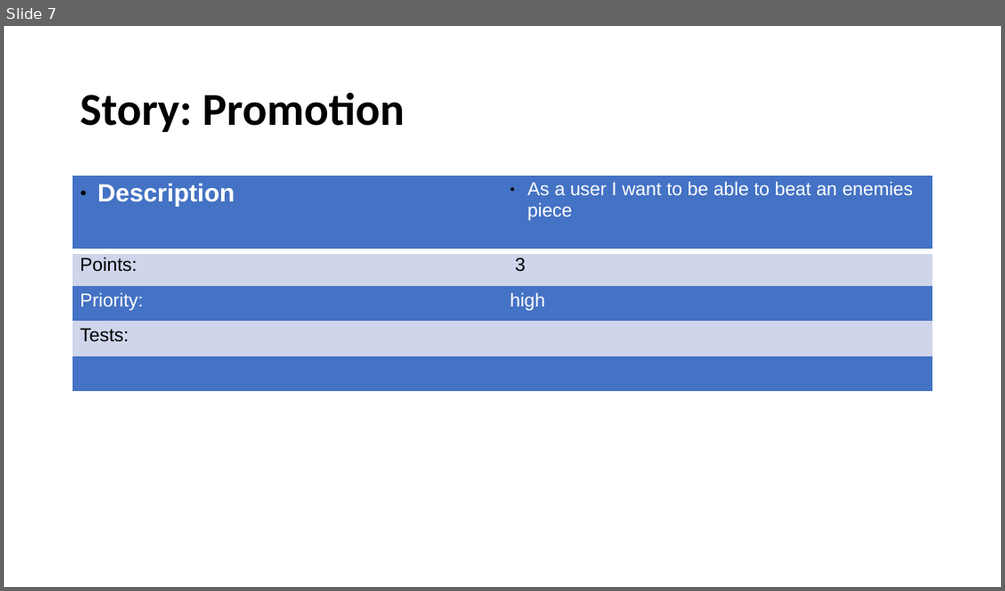
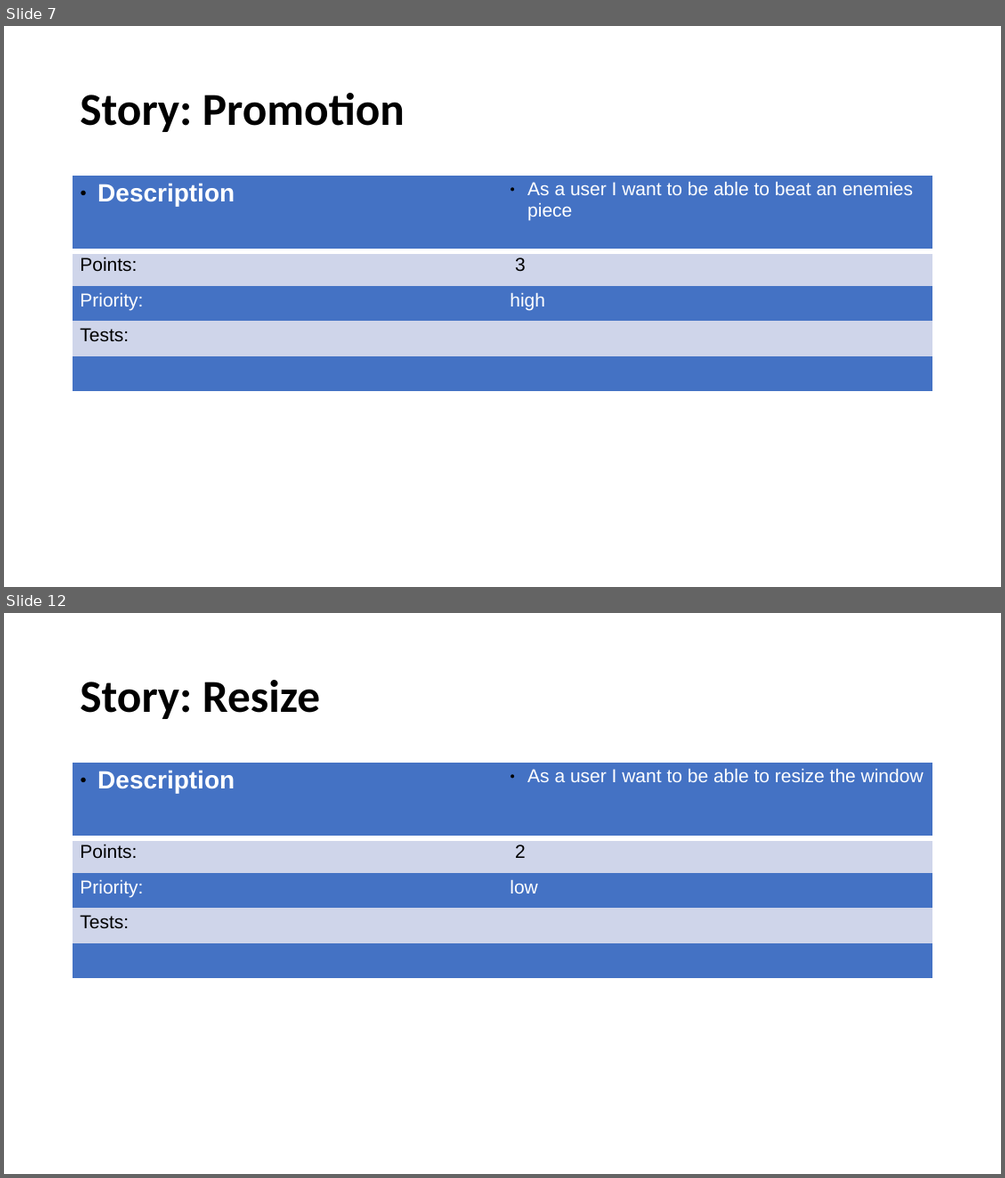
Before and after one commit to nolliebigspin/chess-game, a slide deck: docs/content/storycards/raw/Storycards.odp. Shown one above the other, each under a label of ours: slide 7 before the commit, slides 7 and 12 after it; the slides between them are not shown. The pictures are 1005x591 and 1005x1178 pixels, drawn with LibreOffice and Linux fonts; fonts in the diff are those of the drawing. Boxes give left, top, right and bottom in pixels: in the first picture for what was removed or moved away, otherwise in the second. Text is boxed around its words. In the diff, an @@ line names an element or a change of style, - is before the commit and + after.

Commit message:
update storycards

```diff
--- a/docs/content/storycards/raw/Storycards.odp
+++ b/docs/content/storycards/raw/Storycards.odp
@@ slide 12 added at bbox=[4, 613, 1001, 1174], background #FFFFFF @@
@@ title added at bbox=[80, 680, 320, 719], 44 pt, text #000000, bold @@
+Story: Resize
@@ table added at bbox=[73, 763, 933, 976], 5 rows, 2 columns @@
+Description | As a user I want to be able to resize the window
+Points: | 2
+Priority: | low
+Tests: | 
+ | 
```
Also in this commit, not shown: 1 slide changed, 9 other slides added.
